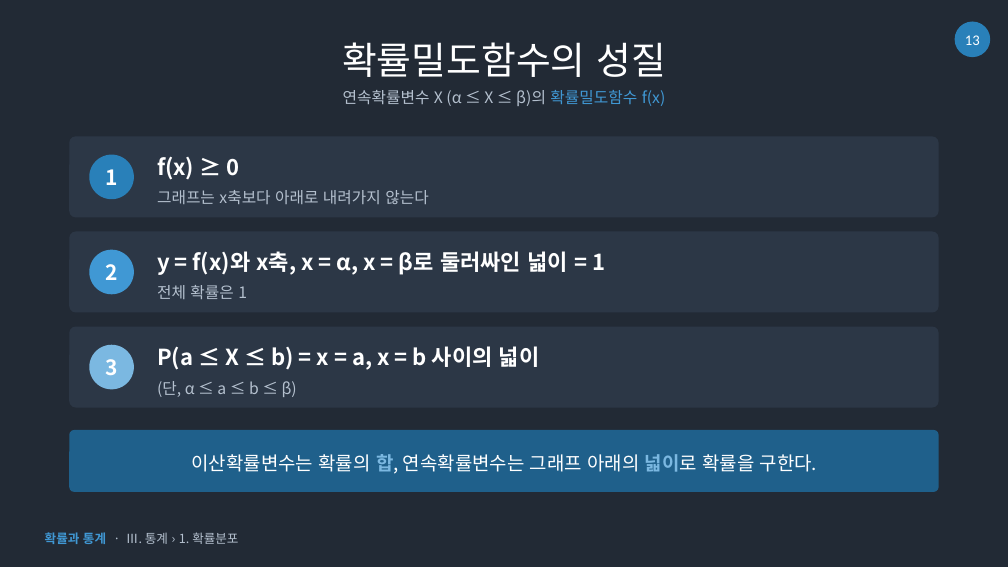
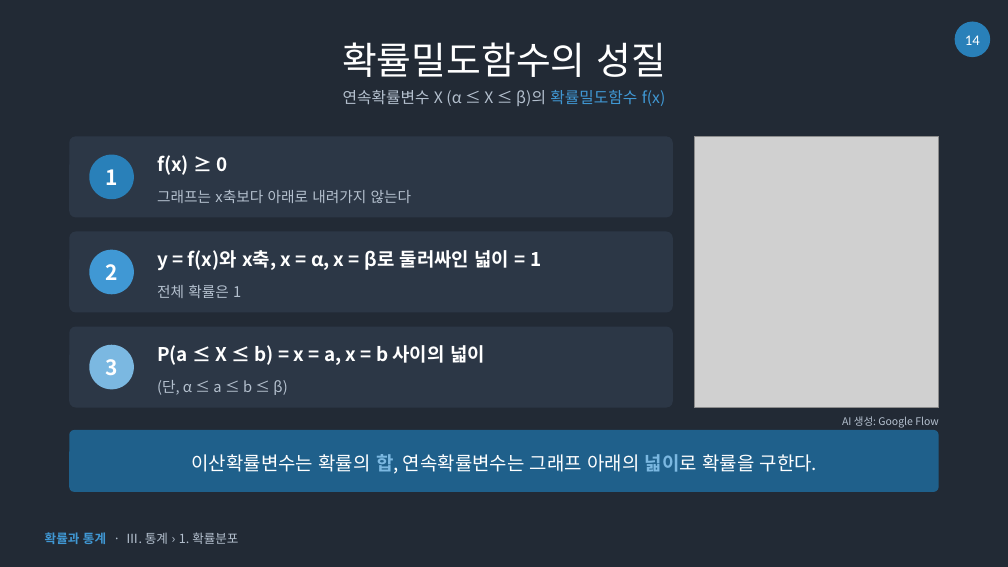
Before and after one commit to sh910625-lgtm/lecture-slides, a slide deck: slide 14 of lectures/1강/1강_확률변수와_확률분포.pptx (slide 13 before the commit). Drawn at 1008x567 pixels with LibreOffice and Linux fonts; fonts in the diff are those of the drawing; grey boxes stand for pictures. Boxes give left, top, right and bottom in pixels: in the first picture for what was removed or moved away, otherwise in the second. Text is boxed around its words. In the diff, an @@ line names an element or a change of style, - is before the commit and + after.

```diff
--- a/lectures/1강/1강_확률변수와_확률분포.pptx
+++ b/lectures/1강/1강_확률변수와_확률분포.pptx
@@ page number at <box>965,35,980,45</box>: text changed @@
-13
+14
@@ rounded rectangle: place and size @@
-rounded rectangle at <box>70,136,939,217</box>
+rounded rectangle at <box>70,136,673,217</box>
@@ picture added at <box>695,136,939,408</box> @@
@@ rounded rectangle: place and size @@
-rounded rectangle at <box>70,231,939,312</box>
+rounded rectangle at <box>70,231,673,312</box>
@@ rounded rectangle: place and size @@
-rounded rectangle at <box>70,327,939,408</box>
+rounded rectangle at <box>70,327,673,408</box>
@@ size 21 to 18 pt in 3 elements at <box>157,155,227,175</box>, <box>157,250,541,271</box>, <box>157,345,485,365</box> @@
@@ size 15 to 14 pt in 3 elements at <box>157,190,412,203</box>, <box>157,285,241,298</box>, <box>157,380,287,395</box> @@
@@ text added at <box>842,416,938,428</box>, 10 pt, text #B4C0CE @@
+AI 생성: Google Flow
```
Also in this commit, not shown: 5 other slides changed, 1 slide added, 12 other files.
